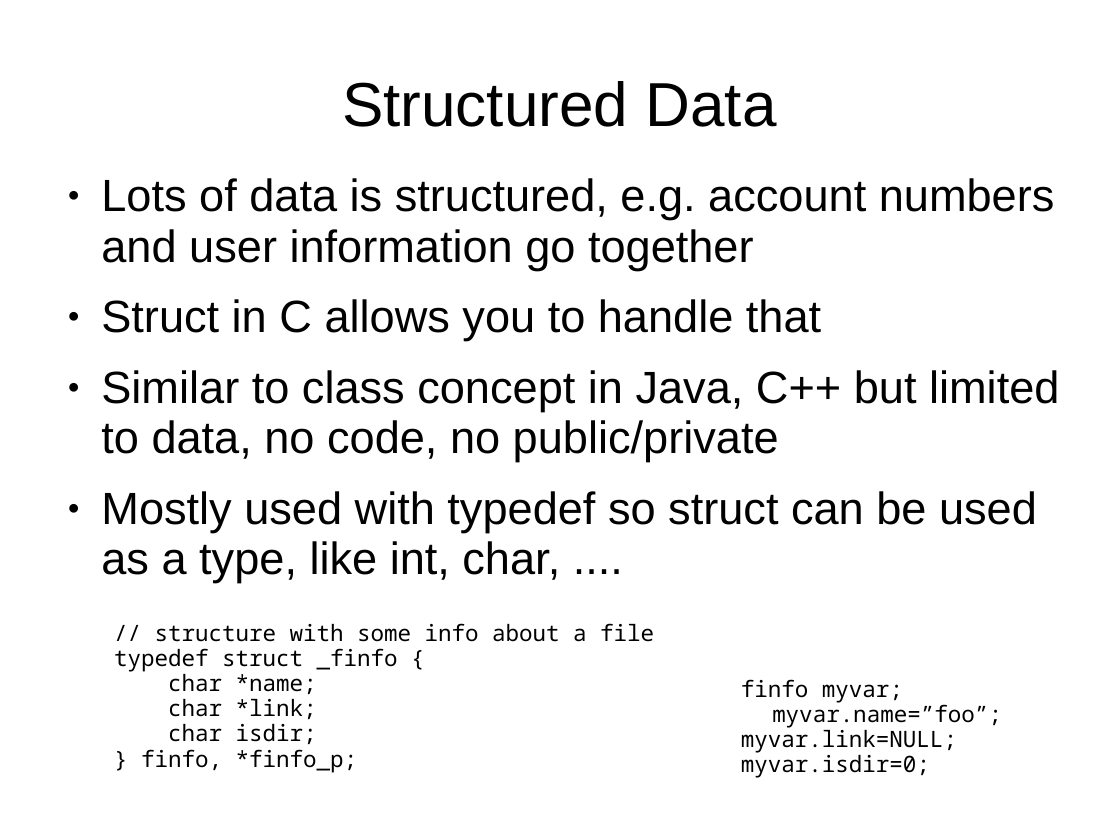
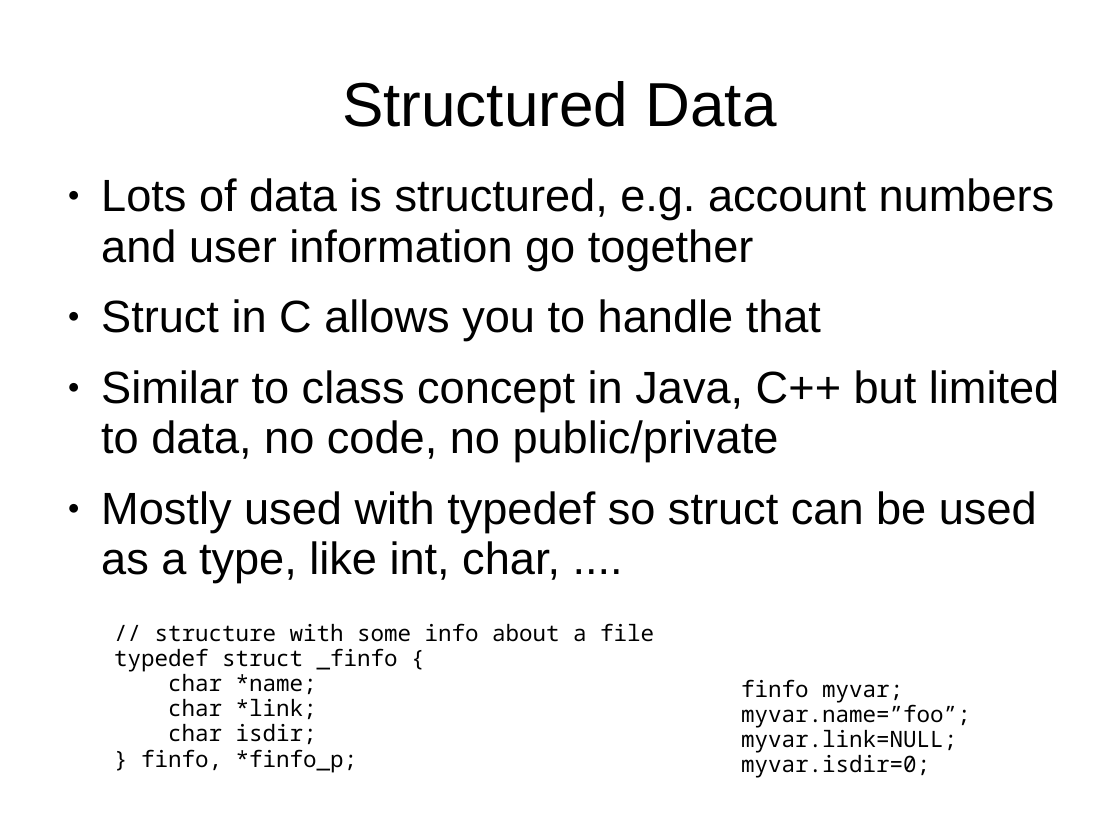
Before and after one commit to sftcd/cs2014, a slide deck: slide 6 of lectures/structures.ppt. Drawn at 1120x840 pixels with LibreOffice and Linux fonts; fonts in the diff are those of the drawing. Boxes give left, top, right and bottom in pixels: in the first picture for what was removed or moved away, otherwise in the second. Text is boxed around its words. In the diff, an @@ line names an element or a change of style, - is before the commit and + after.

```diff
--- a/lectures/structures.ppt
+++ b/lectures/structures.ppt
@@ text at (741, 679, 971, 728): text changed @@
-  finfo myvar;
-  myvar.name=”foo”;
+  finfo myvar;
+  myvar.name=”foo”;
```
Also in this commit, not shown: 1 other slide changed, 3 other files.
